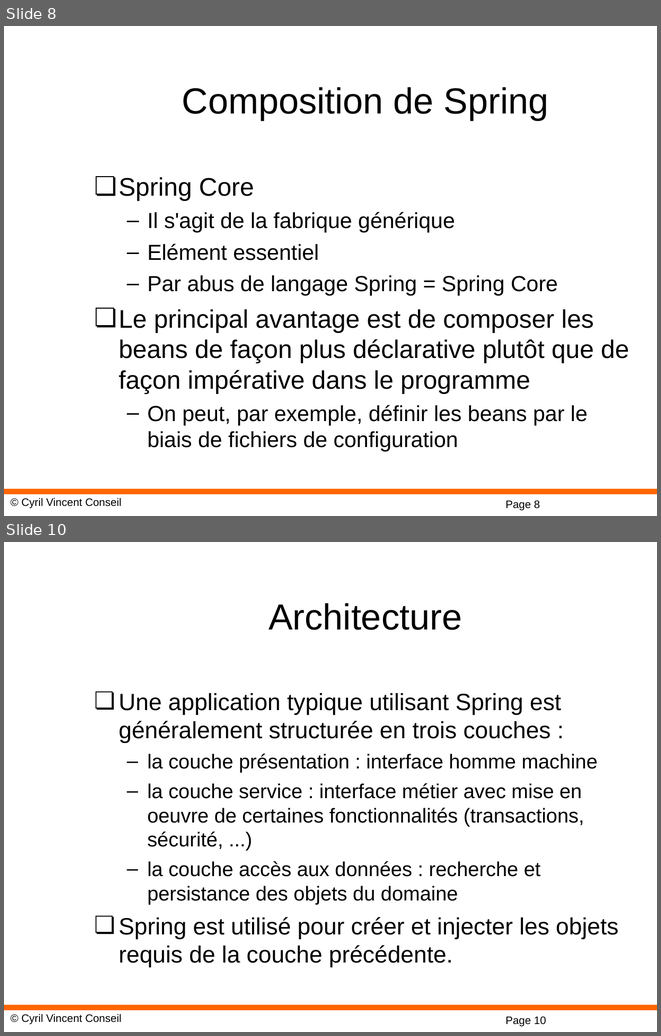
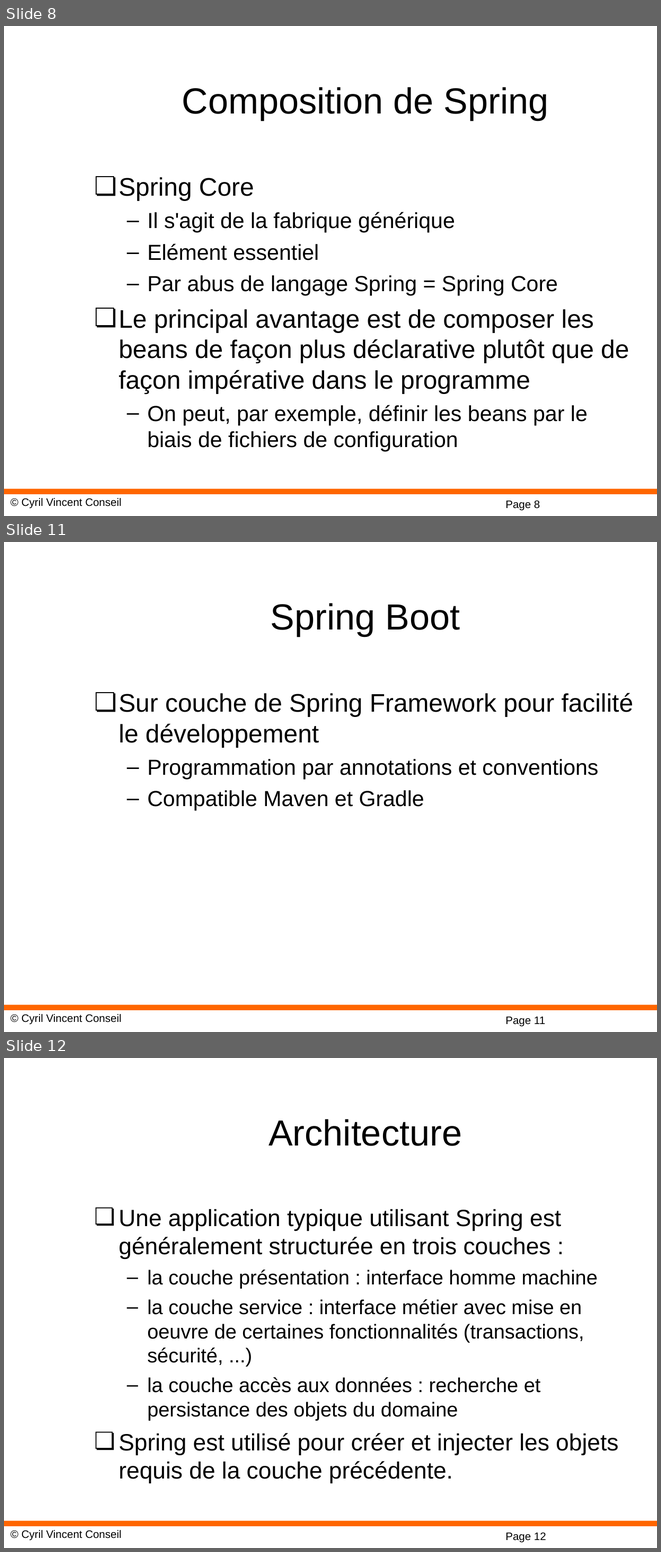
Before and after one commit to cyrilvincent/spring, a slide deck: ppt/01-SpringIntro.ppt. Shown one above the other, each under a label of ours: slides 8 and 10 before the commit, slides 8, 11 and 12 after it; the slides between them are not shown. The pictures are 661x1036 and 661x1552 pixels, drawn with LibreOffice and Linux fonts; fonts in the diff are those of the drawing; background and template pictures are left out. Boxes give left, top, right and bottom in pixels: in the first picture for what was removed or moved away, otherwise in the second. Text is boxed around its words. In the diff, an @@ line names an element or a change of style, - is before the commit and + after.

```diff
--- a/ppt/01-SpringIntro.ppt
+++ b/ppt/01-SpringIntro.ppt
@@ slide 11 added at box(4, 542, 657, 1032), background #FFFFFF; not listed: 3 template elements that a slide beside it also shows @@
@@ title added at box(271, 603, 460, 636), 40 pt, text #000000 @@
+Spring Boot
@@ text added at box(118, 693, 634, 811), 24 pt, text #000000 @@
+❏ Sur couche de Spring Framework pour facilité le développement
+  – Programmation par annotations et conventions
+  – Compatible Maven et Gradle
@@ what was slide 10 is now slide 12 @@
@@ page number at box(505, 1532, 546, 1542): text changed @@
-Page 10
+Page 12
```
Also in this commit, not shown: 4 slides changed, 4 other slides added, 2 slides removed, 14 other files.
